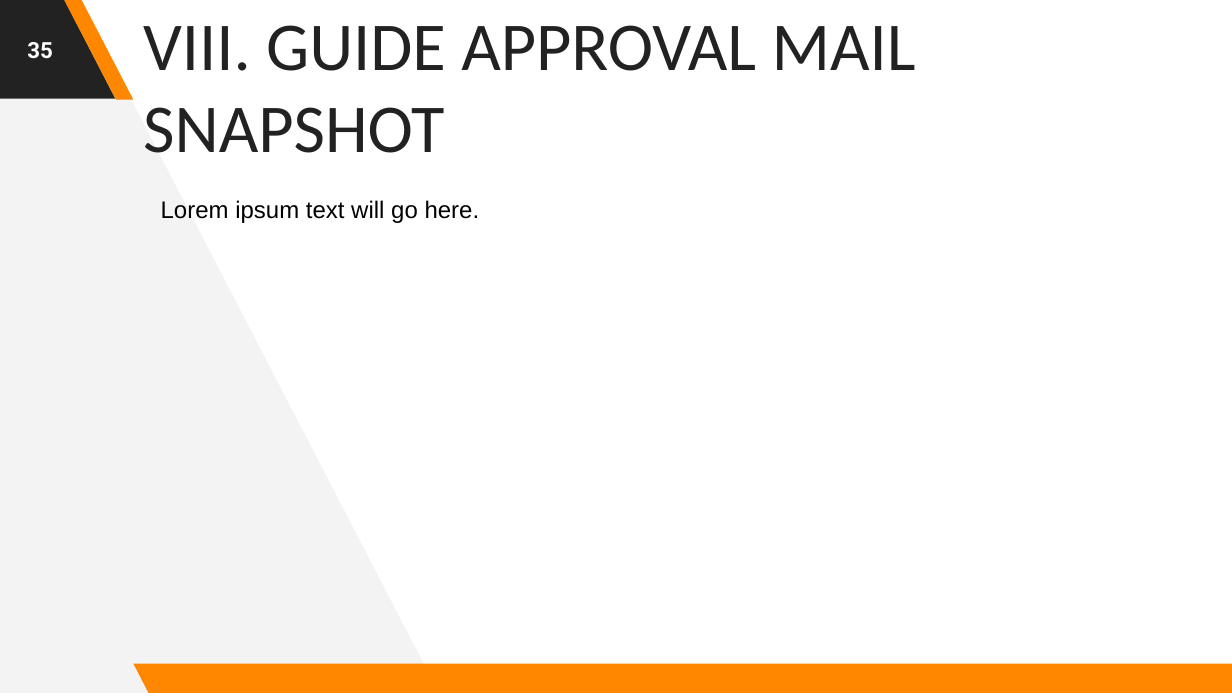
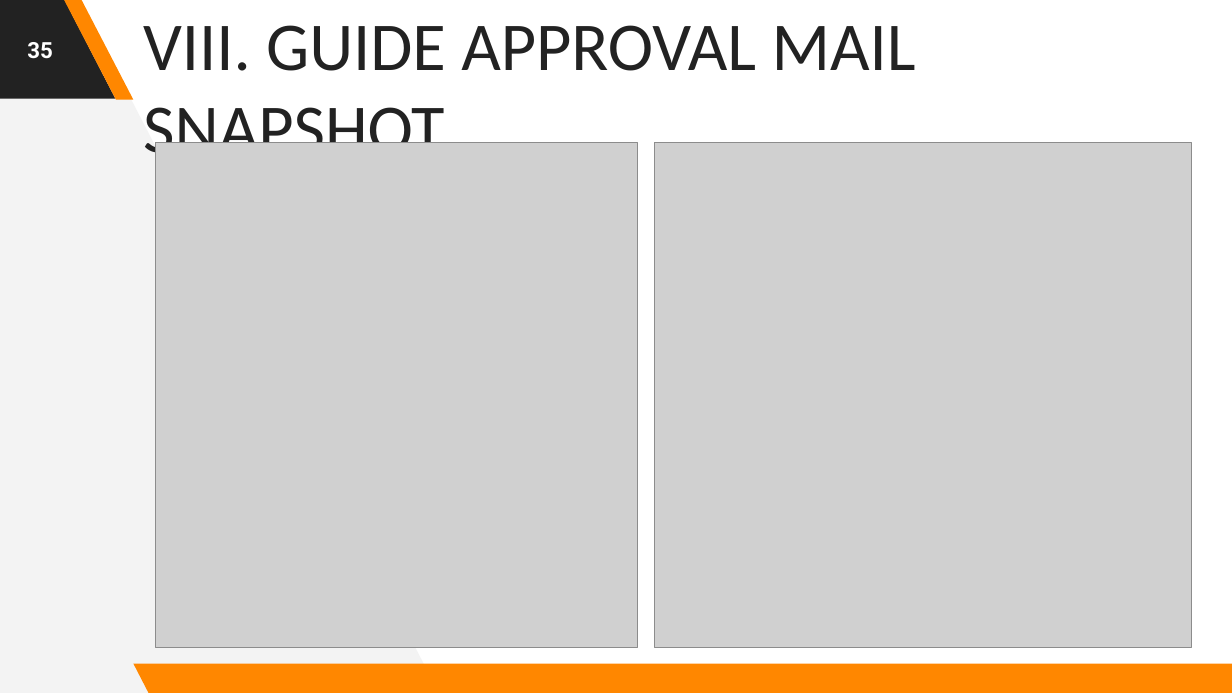
Before and after one commit to astrodestroyergithub/Divvy-Bike-Share, a slide deck: slide 35 of PPTS/19BCE1156_Tamojit_Roy_Capstone_Project_B.Tech_CSE_2019-23_Review-1.pptx. Drawn at 1232x693 pixels with LibreOffice and Linux fonts; fonts in the diff are those of the drawing; grey boxes stand for pictures. Boxes give left, top, right and bottom in pixels: in the first picture for what was removed or moved away, otherwise in the second. Text is boxed around its words. In the diff, an @@ line names an element or a change of style, - is before the commit and + after.

Commit message:
Updated Guide-Approval-Mail-Snapshot Slide in Review-1 PPT

```diff
--- a/PPTS/19BCE1156_Tamojit_Roy_Capstone_Project_B.Tech_CSE_2019-23_Review-1.pptx
+++ b/PPTS/19BCE1156_Tamojit_Roy_Capstone_Project_B.Tech_CSE_2019-23_Review-1.pptx
@@ picture added at bbox=[155, 143, 637, 647] @@
@@ picture added at bbox=[654, 143, 1191, 647] @@
@@ text removed at bbox=[161, 200, 480, 223] @@
-Lorem ipsum text will go here.
```
